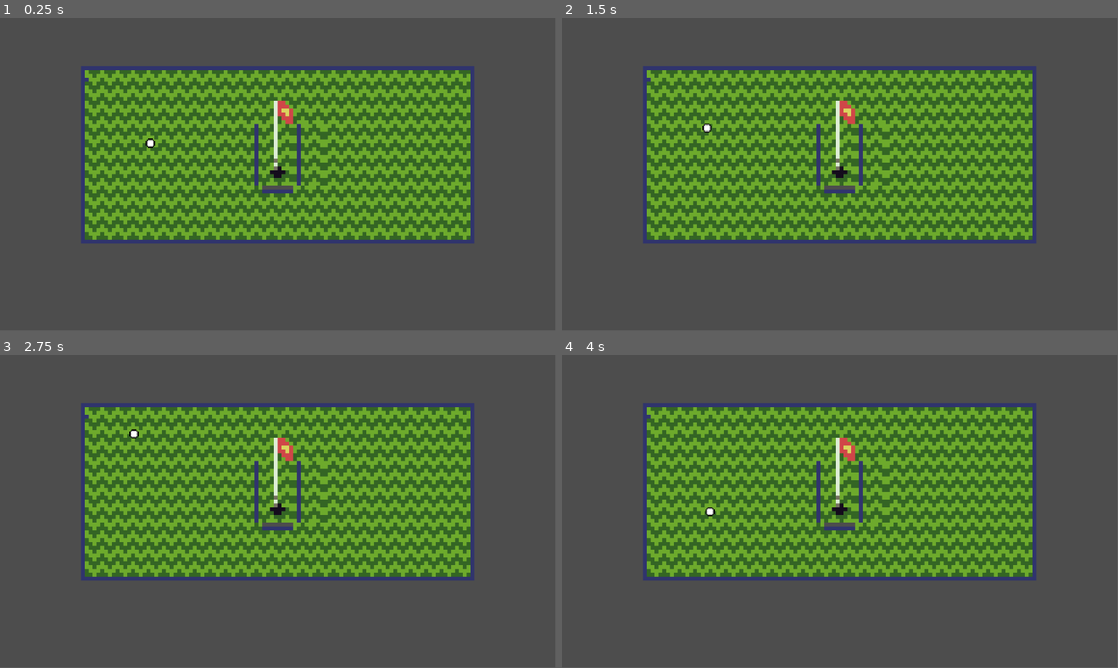
Above: before the commit, frames 1-4 (two rows, left to right).
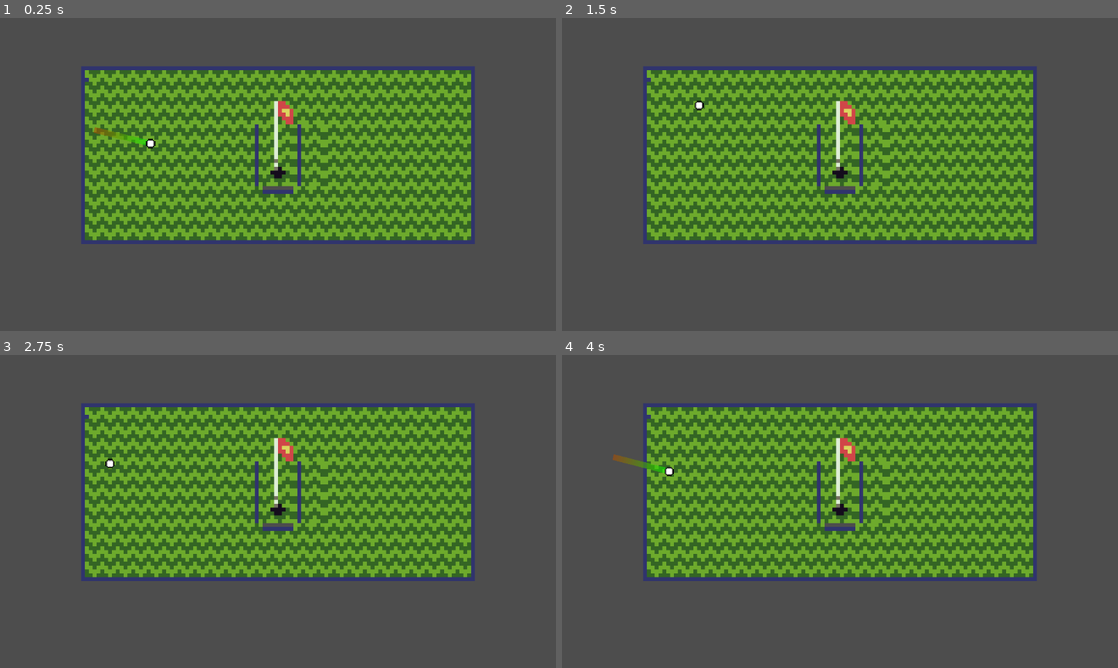
Above: after the commit, the same moments.

Repository: Parts-And-Bolts/gameoff-att-2
Game: Godot game, scene res://Scenes/prototyping-scene.tscn
The game is run twice, just before and just after one commit, with the same random seed, the same clock (stepped at 60 frames per second) and the same inputs.
Inputs (mouse positions are in pixels of both pictures, inside the frame that each line leads up to):
- Up to frame 1 (0.25 s): no input
- Up to frame 2 (1.5 s): tap Enter at 0.5 s; move the mouse to (962, 158) at 0.52 s; press the mouse at (962, 158) at 0.53 s; tap Space at 1.25 s; move the mouse to (728, 190) at 1.27 s; release the mouse at (728, 190) at 1.28 s; click (728, 190) at 1.35 s
- Up to frame 3 (2.75 s): move the mouse to (333, 442) at 2.02 s; press the mouse at (333, 442) at 2.03 s
- Up to frame 4 (4 s): move the mouse to (812, 574) at 2.77 s; release the mouse at (812, 574) at 2.78 s; click (812, 574) at 2.85 s; move the mouse to (1006, 558) at 3.52 s; press the mouse at (1006, 558) at 3.53 s
In our replay, the window is 799x449 before the commit and 800x450 after it. These sizes can differ from the game's own. Grey fills any space a smaller window leaves; there, only what the larger window draws over its background counts as a difference.

The runs differ from the first frame. In frame 1, 4.5% of the frame differs, in the area x 14-86%, y 16-73%; in frame 2, 4.4%; in frame 3, 4.4%; in frame 4, 4.6%, in the area x 9-86%, y 16-73%.

Commit message:
added aiming indicator and fixed resolution related bugs

Diff:
--- a/Scenes/golf-ball.tscn
+++ b/Scenes/golf-ball.tscn
@@ -1,7 +1,14 @@
-[gd_scene load_steps=4 format=3 uid="uid://xxt7akrbppxn"]
+[gd_scene load_steps=6 format=3 uid="uid://xxt7akrbppxn"]
 
 [ext_resource type="Script" path="res://Scripts/golf-ball.gd" id="1_pwmyo"]
 [ext_resource type="Texture2D" uid="uid://bjr3ew6n0dwns" path="res://Assets/Sprites/golf-ball.png" id="2_peewj"]
+
+[sub_resource type="Gradient" id="Gradient_sqo8k"]
+offsets = PackedFloat32Array(0, 0.556604, 1)
+colors = PackedColorArray(0, 1, 0, 1, 1, 0, 0, 1, 1, 0, 0, 0)
+
+[sub_resource type="GradientTexture1D" id="GradientTexture1D_1pf47"]
+gradient = SubResource("Gradient_sqo8k")
 
 [sub_resource type="CircleShape2D" id="CircleShape2D_lma0j"]
 radius = 8.24621
@@ -12,7 +19,9 @@
 raycastDistance = 15
 
 [node name="Trail" type="Polygon2D" parent="."]
-polygon = PackedVector2Array(-5, -5, 5, -5, 5, 5, -5, 5)
+self_modulate = Color(1, 1, 1, 0.556863)
+texture = SubResource("GradientTexture1D_1pf47")
+polygon = PackedVector2Array(-5, -5, 75, -5, 75, 5, -5, 5)
 
 [node name="Sprite2D" type="Sprite2D" parent="."]
 scale = Vector2(2, 2)
@@ -22,10 +31,15 @@
 shape = SubResource("CircleShape2D_lma0j")
 
 [node name="Vertical" type="RayCast2D" parent="."]
+process_priority = 6
+process_physics_priority = 6
 target_position = Vector2(0, 10)
 collision_mask = 2
-collide_with_areas = true
+hit_from_inside = true
 
 [node name="Horizontal" type="RayCast2D" parent="."]
+process_priority = 6
+process_physics_priority = 6
 target_position = Vector2(12, 0)
 collision_mask = 2
+hit_from_inside = true
--- a/Scenes/prototyping-scene.tscn
+++ b/Scenes/prototyping-scene.tscn
@@ -247,8 +247,8 @@
 position = Vector2(-29, -3)
 scale = Vector2(0.15, 0.15)
 motion_mode = 1
-raycastDistance = 11
-speed = 150
+raycastDistance = 13
+speed = 100
 
 [node name="Flag" type="TileMapLayer" parent="."]
 tile_map_data = PackedByteArray("AAAAAAAAAAAGAAoAAAA=")
--- a/Scripts/golf-ball.gd
+++ b/Scripts/golf-ball.gd
@@ -20,13 +20,15 @@
 
 var input = false
 
+
+
 func _input(event: InputEvent) -> void:
 
 	if event.is_action_pressed("shoot"):
 		LastHold = global_position
 
 	if event.is_action_released("shoot") and input and get_global_mouse_position().distance_to(LastHold) > 1:
-		var currentSpeed = clampf(get_global_mouse_position().distance_to(LastHold)*2, 0, speed)
+		var currentSpeed = clampf(get_global_mouse_position().distance_to(LastHold)*5, 0, speed)
 		velocity = get_global_mouse_position().direction_to(LastHold)*currentSpeed
 		horizontal.target_position.x = (get_global_mouse_position().direction_to(LastHold).x)* raycastDistance
 		vertical.target_position.y = (get_global_mouse_position().direction_to(LastHold).y)* raycastDistance
@@ -39,7 +41,13 @@
 	input = (convert(velocity.x,TYPE_INT) == 0)
 
 
+	trail.visible = input
+	if input:
+		if trail.polygon[1] != null:
+			trail.polygon[1].x = clampf(get_global_mouse_position().distance_to(global_position)*5,0,speed)
+			trail.polygon[2].x = clampf(get_global_mouse_position().distance_to(global_position)*5,0,speed)
 
+	trail.look_at(global_position + -global_position.direction_to(get_global_mouse_position()))
 
 	if horizontal.is_colliding():
 		velocity.x *= -1
--- a/project.godot
+++ b/project.godot
@@ -19,6 +19,10 @@
 
 Scenetransition="*res://Scenes/scenetransition.tscn"
 
+[display]
+
+window/stretch/mode="viewport"
+
 [input]
 
 shoot={
